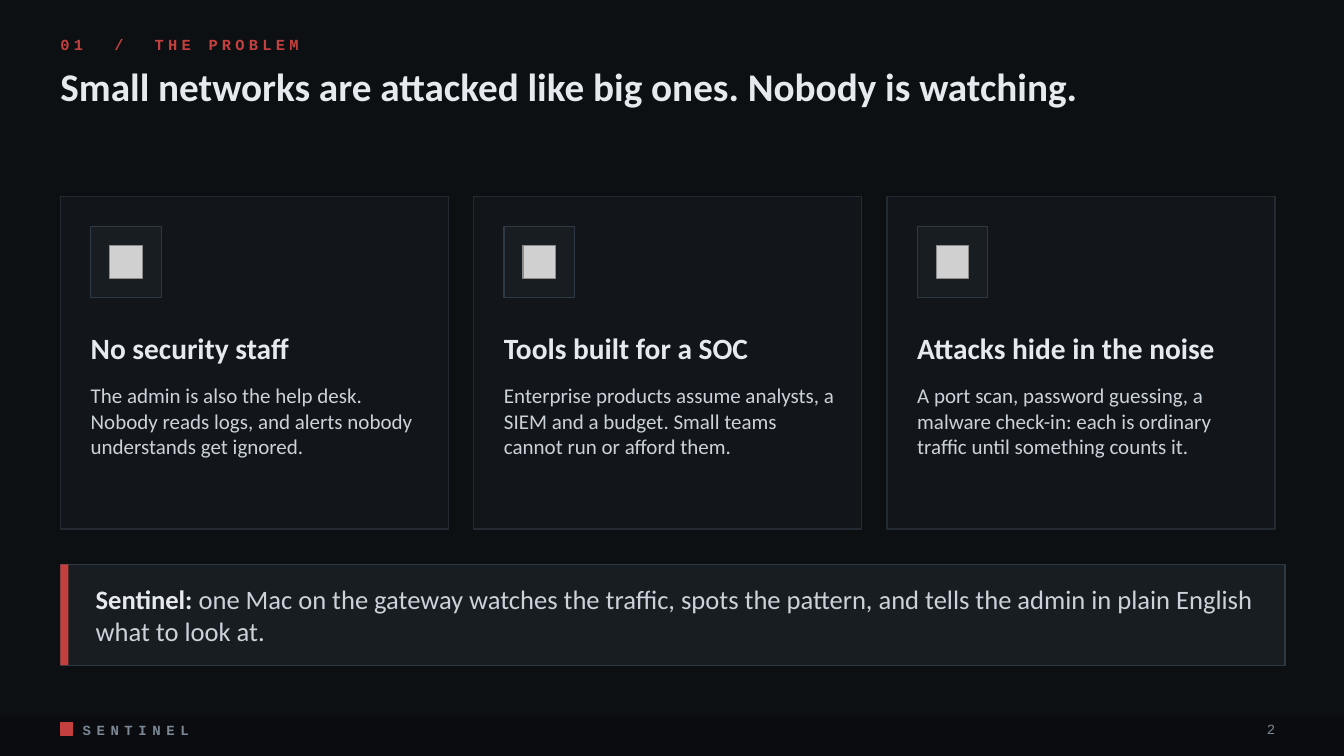
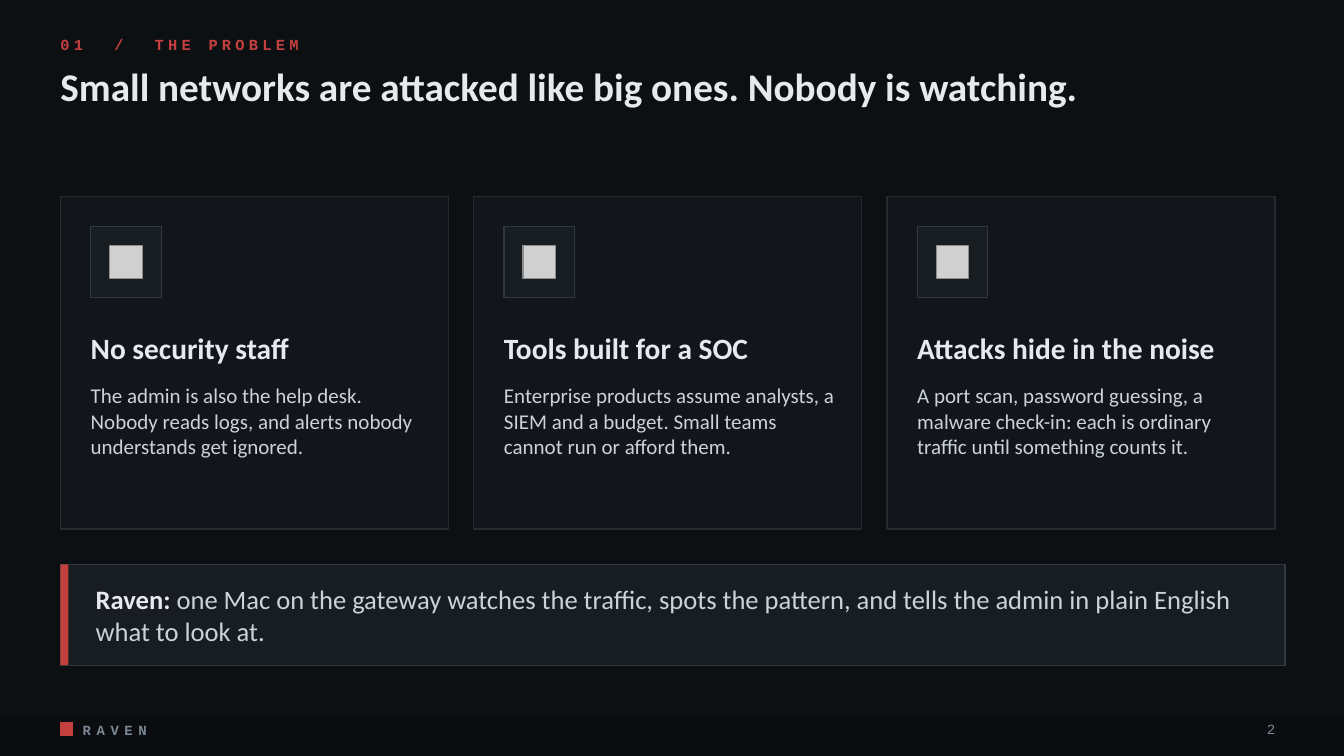
Before and after one commit to MRX-72/Hackt0b3r, a slide deck: slide 2 of docs/pitch/Raven_Pitch.pptx. Drawn at 1344x756 pixels with LibreOffice and Linux fonts; fonts in the diff are those of the drawing; grey boxes stand for pictures. Boxes give left, top, right and bottom in pixels: in the first picture for what was removed or moved away, otherwise in the second. Text is boxed around its words. In the diff, an @@ line names an element or a change of style, - is before the commit and + after.

Commit message:
Pitch deck: Raven branding, fresh console screenshots, updated test counts

```diff
--- a/docs/pitch/Raven_Pitch.pptx
+++ b/docs/pitch/Raven_Pitch.pptx
@@ text at (96,590,1230,641): text changed @@
-Sentinel: one Mac on the gateway watches the traffic, spots the pattern, and tells the admin in plain English what to look at.
+Raven: one Mac on the gateway watches the traffic, spots the pattern, and tells the admin in plain English what to look at.
@@ text at (83,726,147,735): text changed @@
-SENTINEL
+RAVEN
```
Also in this commit, not shown: 18 other slides changed, 7 other files.
